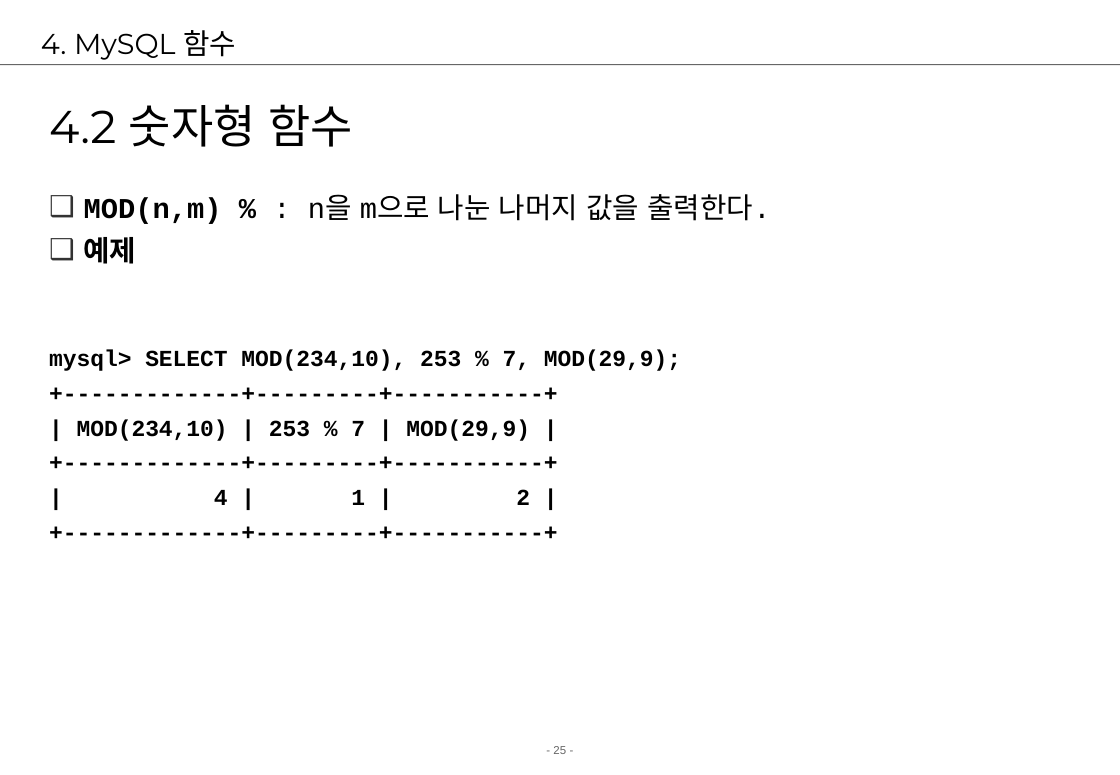
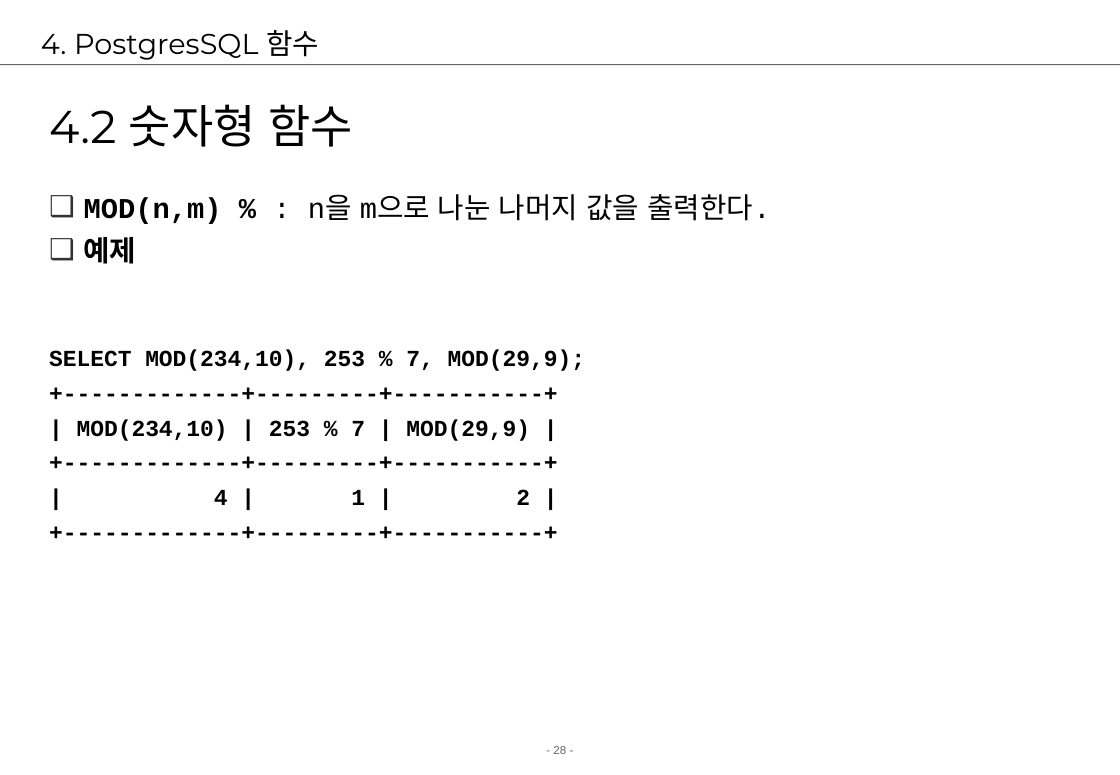
Before and after one commit to jungeunlee95/cafe24-TIL, a slide deck: slide 28 of 2 강의자료/02.강의/5. postgresql/postgresql2-검색.ppt (slide 25 before the commit). Drawn at 1120x775 pixels with LibreOffice and Linux fonts; fonts in the diff are those of the drawing; background and template pictures are left out. Boxes give left, top, right and bottom in pixels: in the first picture for what was removed or moved away, otherwise in the second. Text is boxed around its words. In the diff, an @@ line names an element or a change of style, - is before the commit and + after.

Commit message:
postgresql

```diff
--- a/2 강의자료/02.강의/5. postgresql/postgresql2-검색.ppt
+++ b/2 강의자료/02.강의/5. postgresql/postgresql2-검색.ppt
@@ title at bbox=[41, 30, 319, 60]: text changed @@
-4. MySQL 함수
+4. PostgresSQL 함수
@@ text at bbox=[49, 350, 585, 371]: text changed @@
-mysql> SELECT MOD(234,10), 253 % 7, MOD(29,9);
+SELECT MOD(234,10), 253 % 7, MOD(29,9);
```
Also in this commit, not shown: 44 other slides changed, 4 slides added, 1 slide removed, 27 other files.
